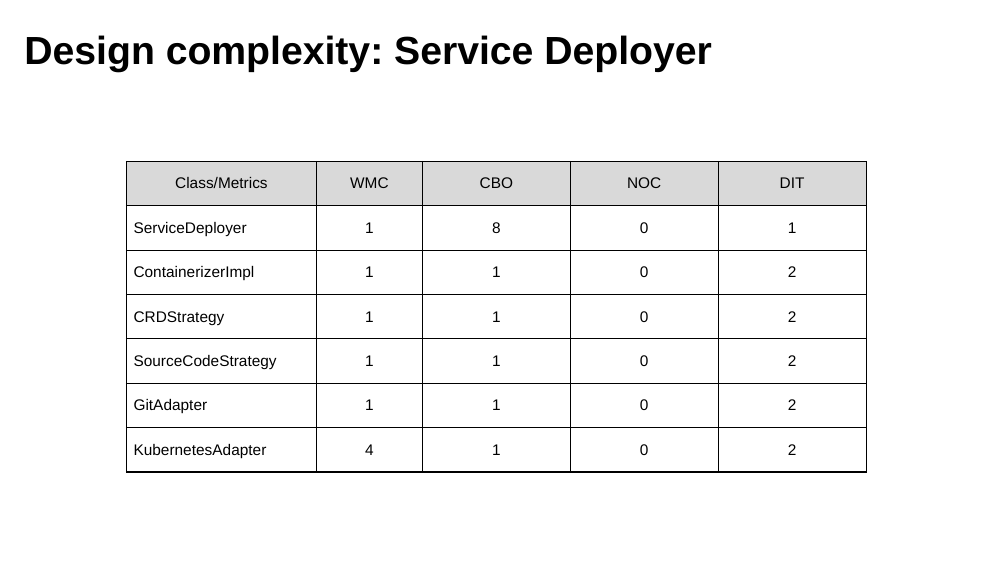
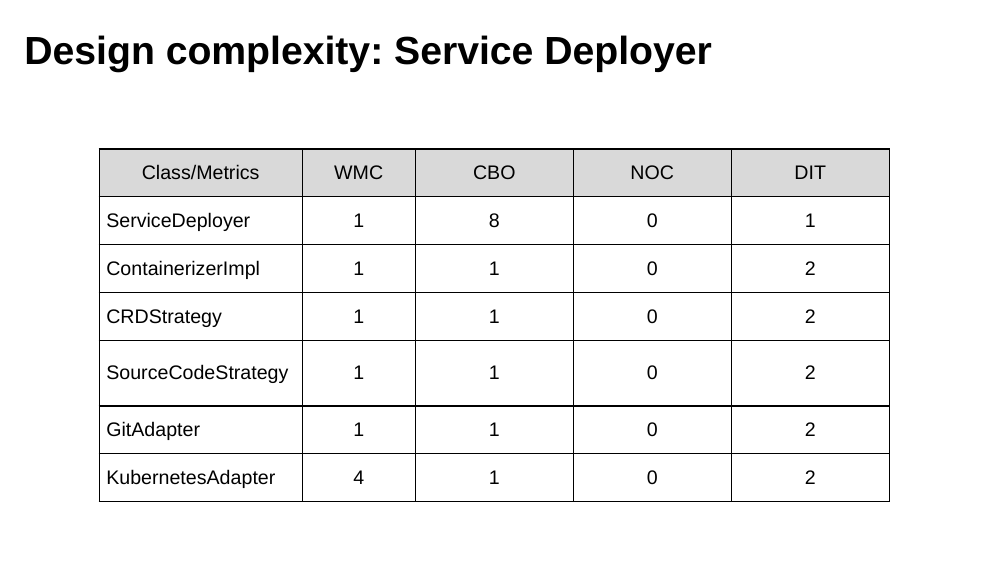
Before and after one commit to fanglores/Advanced-Software-Design, a slide deck: slide 14 of PracticeTasks/Module2/FinalTask_2/FinalTask_2.pptx. Drawn at 1008x567 pixels with LibreOffice and Linux fonts; fonts in the diff are those of the drawing. Boxes give left, top, right and bottom in pixels: in the first picture for what was removed or moved away, otherwise in the second. Text is boxed around its words. In the diff, an @@ line names an element or a change of style, - is before the commit and + after.

```diff
--- a/PracticeTasks/Module2/FinalTask_2/FinalTask_2.pptx
+++ b/PracticeTasks/Module2/FinalTask_2/FinalTask_2.pptx
@@ table at box(100, 149, 890, 502) @@
@@ size 11 to 14 pt @@
@@ table: place and size @@
-table at box(127, 161, 867, 472)
+table at box(100, 149, 890, 502)
```
Also in this commit, not shown: 1 other slide changed, 1 other file.
